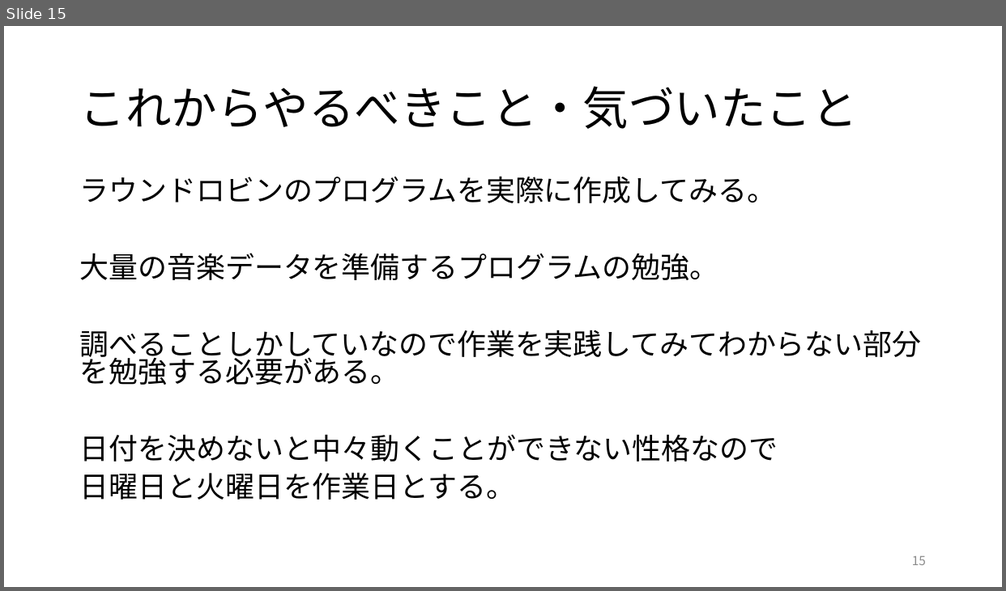
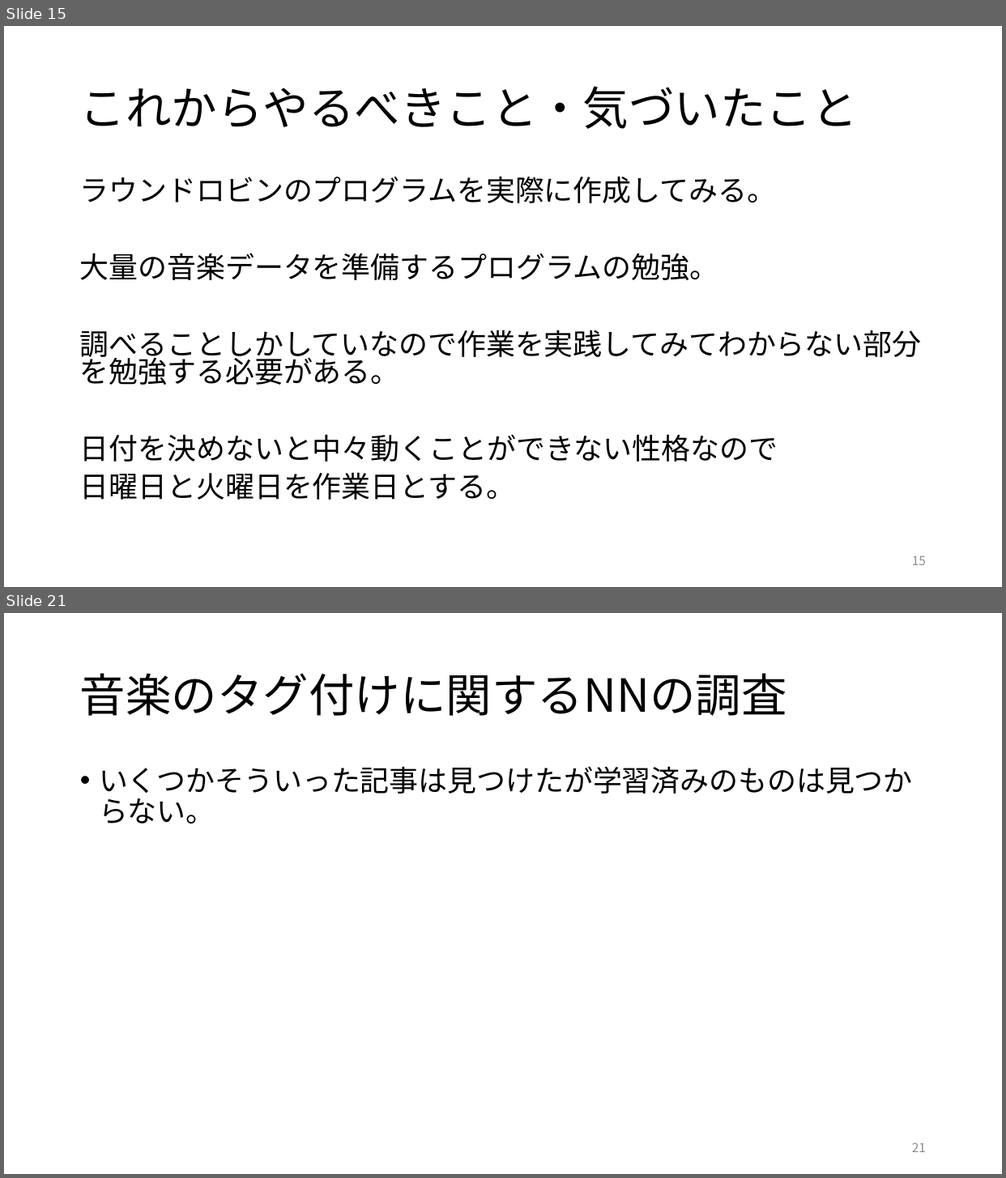
Before and after one commit to kait-takanolab/1821144-yoshii-thesis, a slide deck: 1821144_yoshii_sotsuken.pptx. Shown one above the other, each under a label of ours: slide 15 before the commit, slides 15 and 21 after it; the slides between them are not shown. The pictures are 1006x591 and 1006x1178 pixels, drawn with LibreOffice and Linux fonts; fonts in the diff are those of the drawing. Boxes give left, top, right and bottom in pixels: in the first picture for what was removed or moved away, otherwise in the second. Text is boxed around its words. In the diff, an @@ line names an element or a change of style, - is before the commit and + after.

```diff
--- a/1821144_yoshii_sotsuken.pptx
+++ b/1821144_yoshii_sotsuken.pptx
@@ slide 21 added at [4, 613, 1002, 1174], background #FFFFFF @@
@@ title added at [80, 673, 787, 716], 44 pt, text #000000 @@
+音楽のタグ付けに関するNNの調査
@@ text added at [99, 766, 913, 824], 28 pt, text #000000 @@
+• いくつかそういった記事は見つけたが学習済みのものは見つからない。
@@ page number added at [912, 1143, 926, 1152], 12 pt, text #8C8C8C @@
+21
```
Also in this commit, not shown: 5 other slides added.
